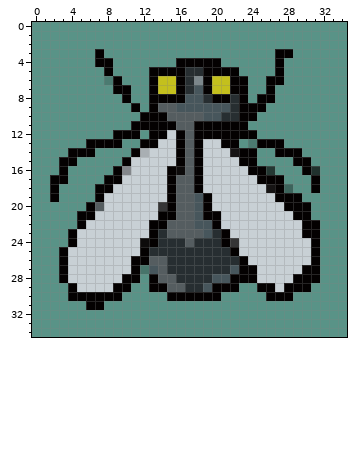
Two states of a pixel-art sprite, Imagenes/moscaopenup.png. Above is the file before it was changed.
The file is 35x35 pixels. Colours within 5 levels of each other are drawn and written as one.
Now the later version:
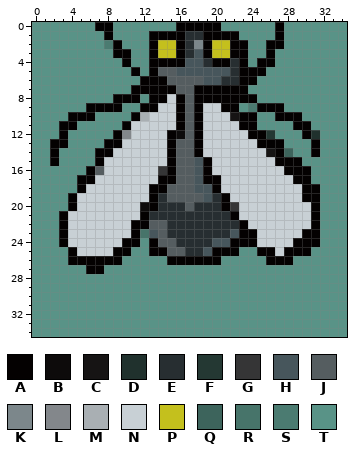
Palette (. is transparent): A #040101  B #0d0b0b  C #161414  D #20312d  E #272e31  F #243833  G #353536  H #47565c  J #555d60  K #7c878b  L #83878b  M #a9afb3  N #c8d0d5  P #c4c01d  Q #3d645c  R #47746a  S #4b7b71  T #599387
Diff:
y 0: x 7..8 TT -> AA; x 16..20 TTTTT -> AAAAA; x 27 T -> A
y 1: x 8 T -> A; x 13..22 TTTTTTTTTT -> AAAAEEAAAA; x 27 T -> A
y 2: x 8..9 TT -> SA; x 13..23 TTTTTTTTTTT -> APPAEKAPPAA; x 26..27 TT -> AA
y 3: x 7 A -> T; x 9..10 TT -> AA; x 13..23 TTTTTTTTTTT -> APPAEHAPPAA; x 26..28 TAA -> ATT
y 4: x 7..8 AA -> TT; x 10 T -> A; x 13..15 TTT -> AAA; x 17..19 AAA -> HHE; x 21..23 TTT -> AEA; x 25..27 TTA -> AAT
y 5: x 8 A -> T; x 11 T -> A; x 14..25 AAAEEAAAATTT -> JJHHHHHHEAAA; x 27 A -> T
y 6: x 8..9 SA -> TT; x 12 T -> A; x 14..22 PPAEKAPPA -> AJJJJHHEE; x 24 T -> A; x 26..27 AA -> TT
y 7: x 9..12 AATT -> TTAA; x 14..18 PPAEH -> AAJJA; x 20..21 PP -> AA; x 26 A -> T
y 8: x 9 T -> A; x 11 T -> A; x 15 A -> N; x 17..19 HHE -> JAA; x 22 E -> A; x 24..26 TAA -> ATT
y 9: x 6..9 TTTT -> AAAA; x 11..12 AT -> TA; x 14..24 JJHHHHHHEAA -> NNAJANNAATS; x 26..27 TT -> AA
y 10: x 4..6 TTT -> AAA; x 11..16 TAAAJJ -> AMNNNA; x 18..22 JHHEE -> ANNNC; x 27..29 TTT -> AAA
y 11: x 3..4 TT -> AA; x 10..16 TAAAAAJ -> ANNNNNA; x 19..22 AAAA -> NNNN; x 24 T -> A; x 29..30 TT -> AA
y 12: x 3 T -> A; x 10..16 AATAANA -> LNNNNAB; x 19..23 AAAAA -> NNNNN; x 25..26 TT -> AF; x 30..31 TT -> AD
y 13: x 2..3 TT -> AA; x 6..7 AA -> TT; x 10..13 TTAA -> NNNN; x 15..16 NA -> AJ; x 21..24 AATS -> NNNN; x 31 T -> A
y 14: x 2 T -> A; x 4..12 AAATTTTAM -> TTTAANNNN; x 15..16 NA -> AJ; x 22..26 CAATT -> NNNNC; x 28..29 AA -> QT; x 31 T -> A
y 15: x 2..4 TAA -> ATT; x 7..10 TTTA -> ANNN; x 15..16 NA -> AJ; x 18..19 AN -> HA; x 23..28 AATTTT -> NNNNAA; x 30 A -> T
y 16: x 3 A -> T; x 6..10 TTTAL -> AJNNN; x 14 N -> G; x 16 B -> J; x 18..19 AN -> HA; x 24..29 AAFTTT -> NNNNAA; x 31 D -> T
y 17: x 2..3 AA -> TT; x 5..9 TTTAA -> AANNN; x 14 N -> A; x 18..20 ANN -> HAA; x 25..31 AAATTTA -> NNNNAAT
y 18: x 2 A -> T; x 5..8 TTAA -> ANNN; x 13..15 NNA -> AAJ; x 18..20 ANN -> HHA; x 26..30 CAQTT -> NNNNA
y 19: x 2 A -> T; x 4..7 TTTA -> ANNN; x 13..15 NNA -> AEJ; x 18..21 HANN -> JHEA; x 27..31 AAATT -> NNNAA
y 20: x 4..7 TTAJ -> ANNN; x 12..16 NNGAJ -> BAEEE; x 18..22 HANNN -> EEEAG; x 28..31 AAAT -> NNNA
y 21: x 3..6 TTAA -> ANNN; x 12..22 NNAAJJHAANN -> AEEEEEEEEEA; x 29..31 AAT -> NNA
y 22: x 3..5 TTA -> ANN; x 11..23 NNAAJJJHHANNN -> AAJJEEEEEEEEA; x 30 A -> N
y 23: x 3..4 TA -> AN; x 11..19 NNAEJJJJH -> ARHJEEEEE; x 21..24 ANNN -> EHAA
y 24: x 3..4 TA -> AN; x 10..12 NNB -> AAT; x 14..15 EE -> JJ; x 17 J -> E; x 20..24 EAGNN -> HHAAA; x 29..30 NN -> AA
y 25: x 3..4 AN -> TA; x 9..16 NNNAEEEE -> AATTAAJJ; x 19..21 EEE -> HAA; x 23..26 NNNN -> TTAA; x 28..31 NNNA -> AAAT
y 26: x 3..31 ANNNNNNNAAJJEEEEEEEEANNNNNNNA -> TAAAAAATTTTTAAAAAATTTTTAAATTT
y 27: x 3..31 ANNNNNNNARHJEEEEEEEHAANNNNNAA -> TTTAATTTTTTTTTTTTTTTTTTTTTTTT
y 28: x 3..11 ANNNNNNAA -> TTTTTTTTT; x 13..31 AJJEEEEHHAAANNNNAAA -> TTTTTTTTTTTTTTTTTTT
y 29: x 4..10 ANNNNAA -> TTTTTTT; x 13..22 AAJJEEHAAA -> TTTTTTTTTT; x 25..30 AANAAA -> TTTTTT
y 30: x 4..9 AAAAAA -> TTTTTT; x 15..20 AAAAAA -> TTTTTT; x 26..28 AAA -> TTT
y 31: x 6..7 AA -> TT
Where, in picture pixels (left, top, right, bottom), the same in both pictures:
changed: (50, 22, 320, 310)
